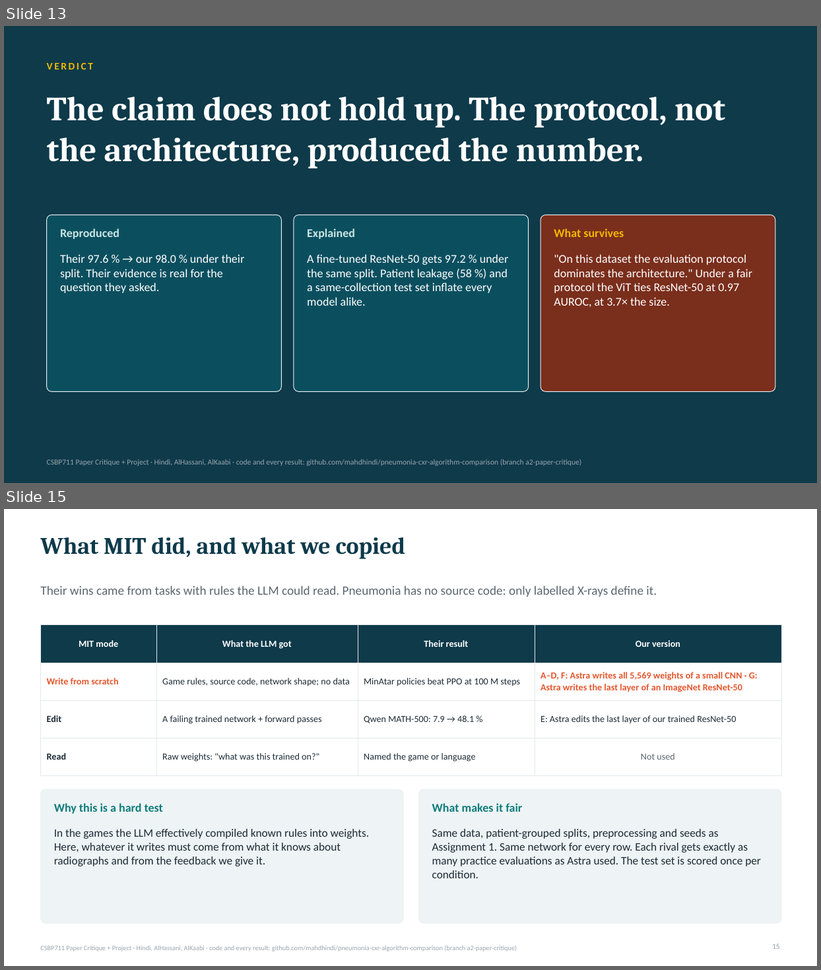
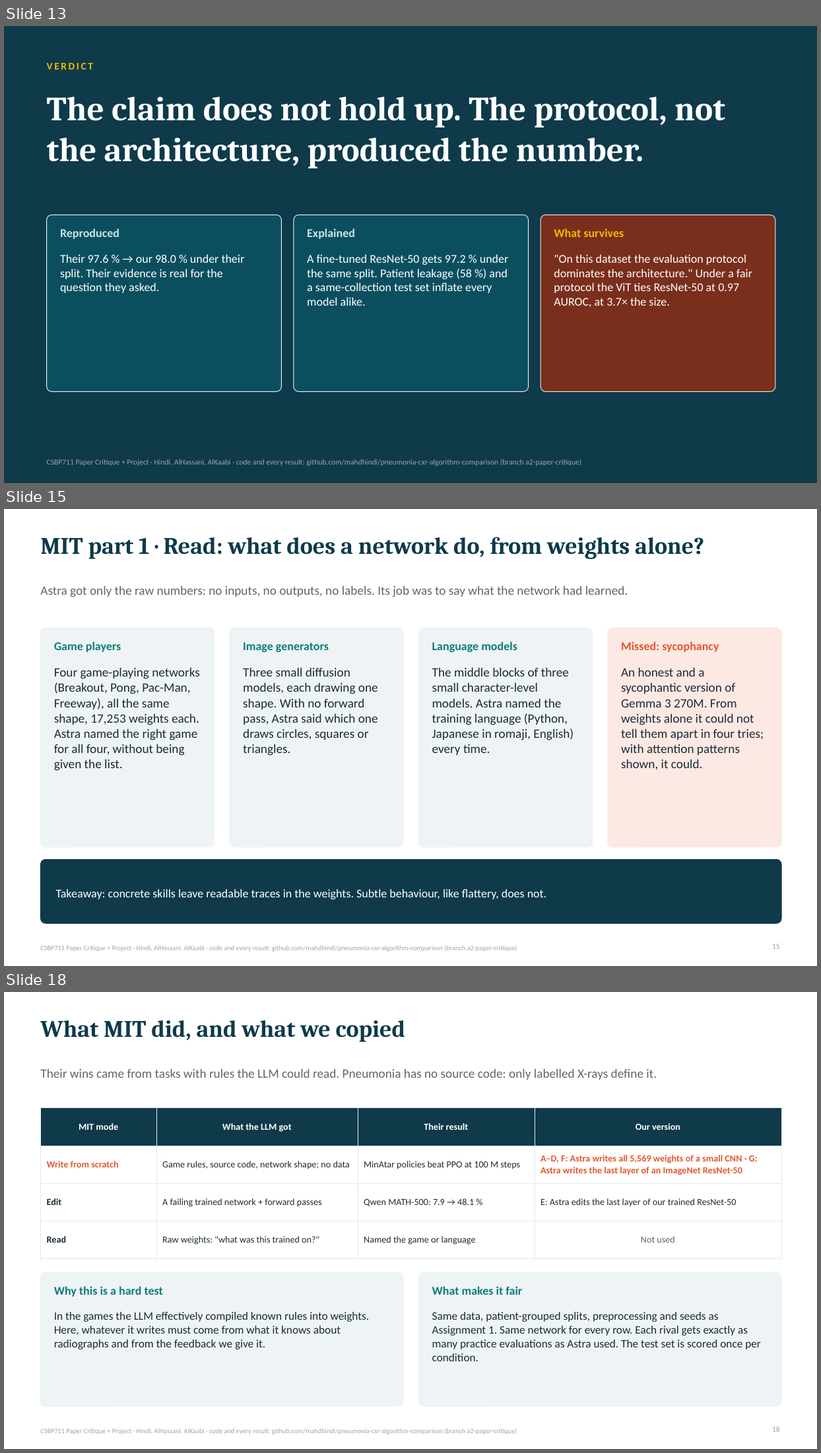
Before and after one commit to mahdhindi/pneumonia-cxr-algorithm-comparison, a slide deck: slides/CSBP711_Critique_Project_slides.pptx. Shown one above the other, each under a label of ours: slides 13 and 15 before the commit, slides 13, 15 and 18 after it; the slides between them are not shown. The pictures are 821x970 and 821x1453 pixels, drawn with LibreOffice and Linux fonts; fonts in the diff are those of the drawing. Boxes give left, top, right and bottom in pixels: in the first picture for what was removed or moved away, otherwise in the second. Text is boxed around its words. In the diff, an @@ line names an element or a change of style, - is before the commit and + after.

```diff
--- a/slides/CSBP711_Critique_Project_slides.pptx
+++ b/slides/CSBP711_Critique_Project_slides.pptx
@@ slide 15 added at (4, 509, 817, 966), background #FFFFFF; not listed: 1 template element that a slide beside it also shows @@
@@ title added at (40, 537, 704, 559), 28 pt, text #0E3A4A, bold @@
+MIT part 1 · Read: what does a network do, from weights alone?
@@ text added at (40, 586, 628, 597), 15 pt, text #5B6770 @@
+Astra got only the raw numbers: no inputs, no outputs, no labels. Its job was to say what the network had learned.
@@ rounded rectangle added at (40, 628, 215, 848), fill #EEF3F5, outline #EEF3F5 0.75 pt @@
@@ text added at (54, 642, 121, 652), 14 pt, text #0E7C7B, bold @@
+Game players
@@ rounded rectangle added at (230, 628, 403, 848), fill #EEF3F5, outline #EEF3F5 0.75 pt @@
@@ text added at (243, 642, 329, 652), 14 pt, text #0E7C7B, bold @@
+Image generators
@@ rounded rectangle added at (418, 628, 593, 848), fill #EEF3F5, outline #EEF3F5 0.75 pt @@
@@ text added at (432, 642, 517, 652), 14 pt, text #0E7C7B, bold @@
+Language models
@@ rounded rectangle added at (608, 628, 781, 848), fill #FCE9E3, outline #FCE9E3 0.75 pt @@
@@ text added at (621, 642, 719, 652), 14 pt, text #E4572E, bold @@
+Missed: sycophancy
@@ text added at (54, 667, 200, 771), 15 pt, text #1C2B36 @@
+Four game-playing networks (Breakout, Pong, Pac-Man, Freeway), all the same shape, 17,253 weights each. Astra named the right game for all four, without being given the list.
@@ text added at (243, 667, 378, 756), 15 pt, text #1C2B36 @@
+Three small diffusion models, each drawing one shape. With no forward pass, Astra said which one draws circles, squares or triangles.
@@ text added at (432, 667, 574, 755), 15 pt, text #1C2B36 @@
+The middle blocks of three small character-level models. Astra named the training language (Python, Japanese in romaji, English) every time.
@@ text added at (621, 667, 764, 770), 15 pt, text #1C2B36 @@
+An honest and a sycophantic version of Gemma 3 270M. From weights alone it could not tell them apart in four tries; with attention patterns shown, it could.
@@ rounded rectangle added at (40, 859, 781, 923), fill #0E3A4A, outline #0E3A4A 0.75 pt @@
@@ text added at (56, 889, 547, 900), 14 pt, text #FFFFFF @@
+Takeaway: concrete skills leave readable traces in the weights. Subtle behaviour, like flattery, does not.
@@ page number added at (772, 944, 780, 949), 9 pt, text #9AA5AE @@
+15
@@ what was slide 15 is now slide 18 @@
@@ page number at (772, 1427, 780, 1432): text changed @@
-15
+18
```
Also in this commit, not shown: 3 slides changed, 2 other slides added, 2 other files.
